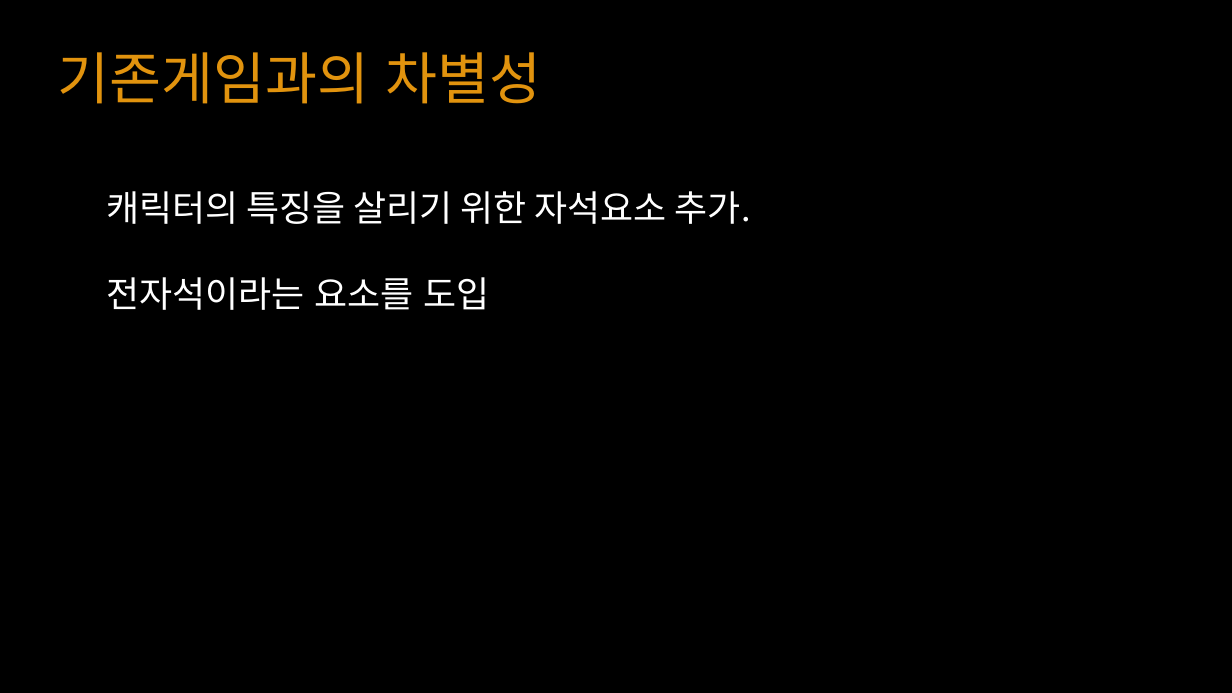
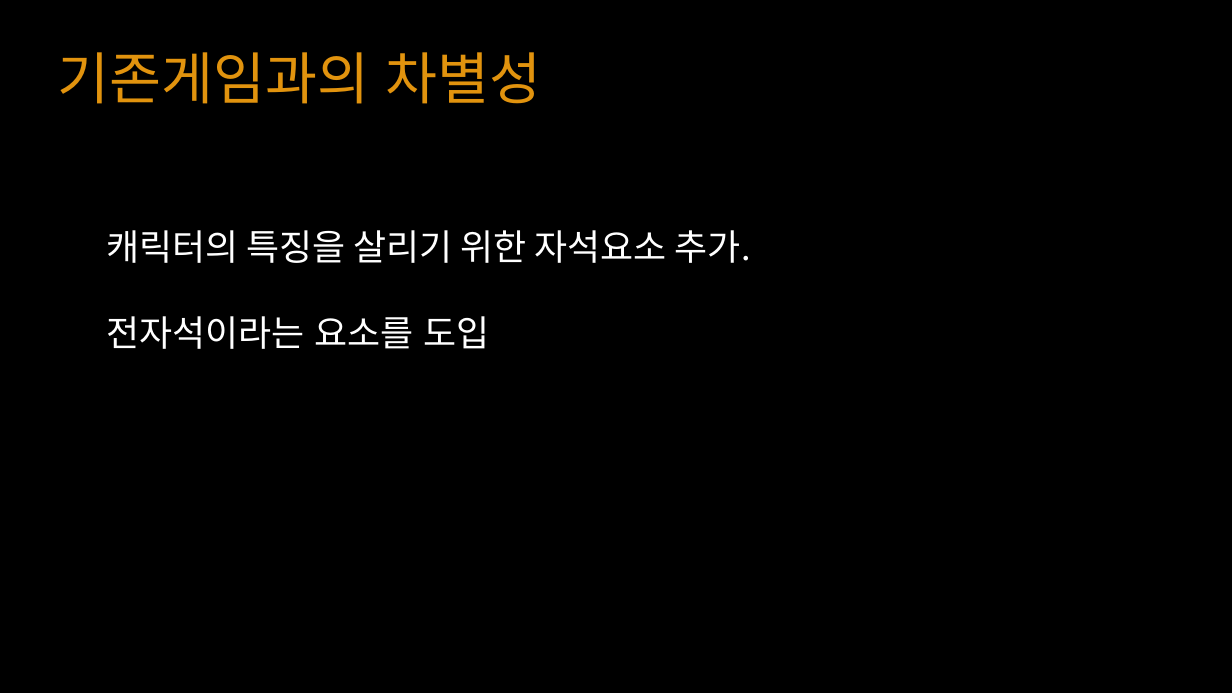
Before and after one commit to YKTeam/Room503, a slide deck: slide 4 of Document/Escape Cube(가제) ppt.pptx. Drawn at 1232x693 pixels with LibreOffice and Linux fonts; fonts in the diff are those of the drawing. Boxes give left, top, right and bottom in pixels: in the first picture for what was removed or moved away, otherwise in the second. Text is boxed around its words. In the diff, an @@ line names an element or a change of style, - is before the commit and + after.

Commit message:
발표ppt
이미지추가, 설명추가

```diff
--- a/Document/Escape Cube(가제) ppt.pptx
+++ b/Document/Escape Cube(가제) ppt.pptx
@@ text "캐릭터의 특징을 살리기 위한 자석요소 ...": place and size @@
-text "캐릭터의 특징을 살리기 위한 자석요소 ..." at box(106, 191, 752, 310)
+text "캐릭터의 특징을 살리기 위한 자석요소 ..." at box(106, 230, 752, 349)
```
Also in this commit, not shown: 6 other slides changed, 2 slides added, 2 slides removed, 1 other file.
